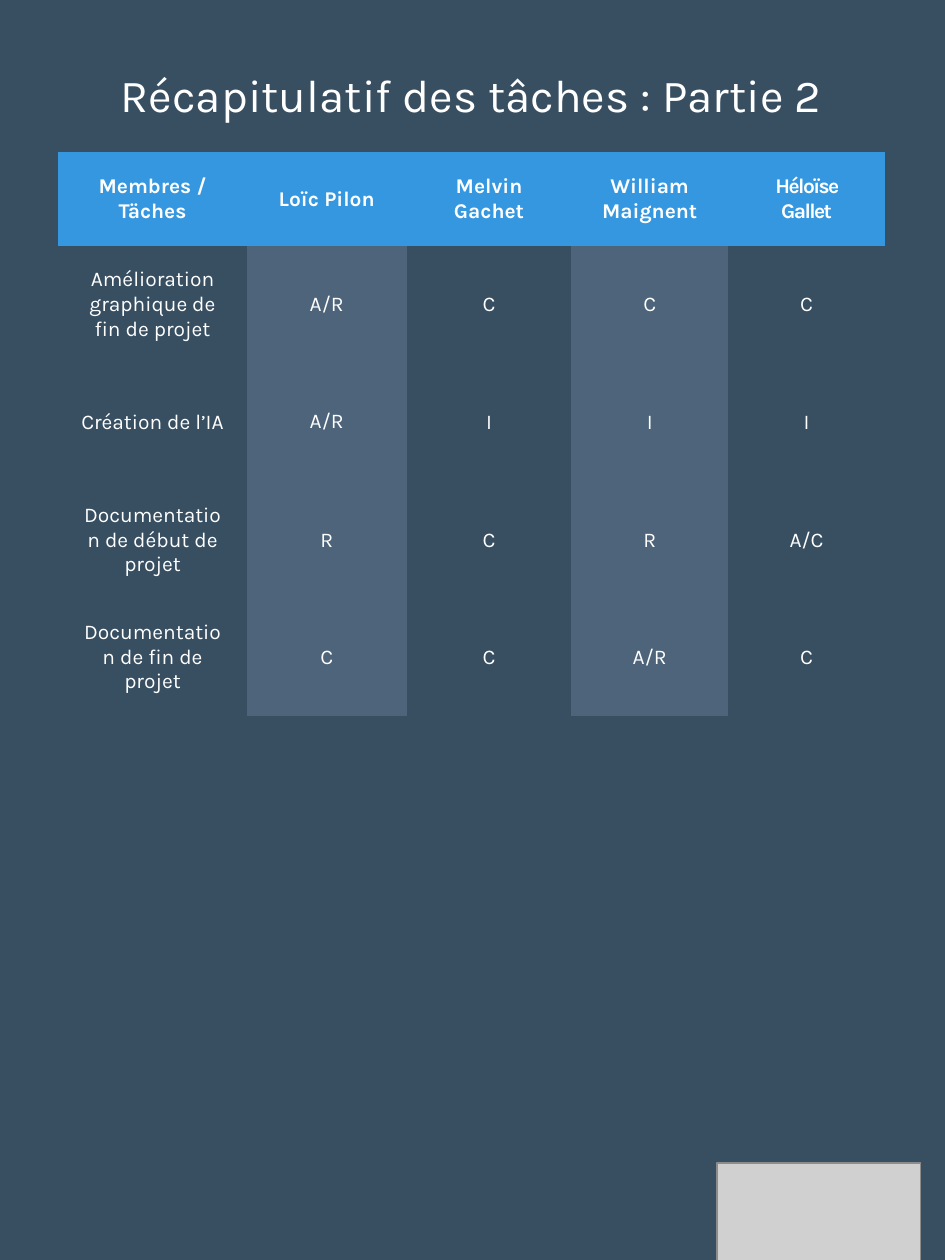
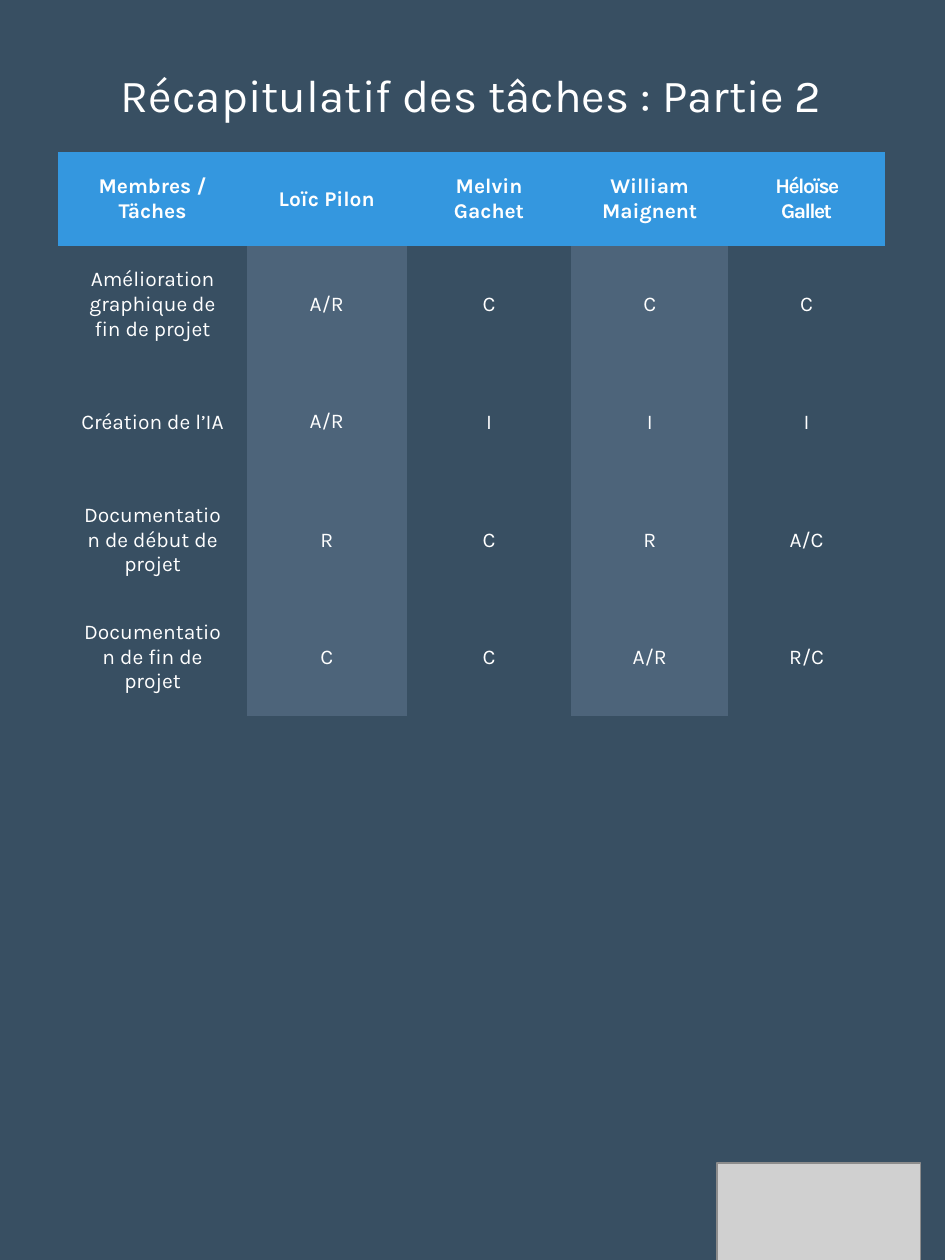
Before and after one commit to Loicpln/Projet_Algo_N2, a slide deck: slide 18 of Elements de presentation/Soutenance finale.pptx. Drawn at 945x1260 pixels with LibreOffice and Linux fonts; fonts in the diff are those of the drawing; grey boxes stand for pictures. Boxes give left, top, right and bottom in pixels: in the first picture for what was removed or moved away, otherwise in the second. Text is boxed around its words. In the diff, an @@ line names an element or a change of style, - is before the commit and + after.

```diff
--- a/Elements de presentation/Soutenance finale.pptx
+++ b/Elements de presentation/Soutenance finale.pptx
@@ table at [58,152,885,699] @@
-row 5, column 5: C
+row 5, column 5: R/C
```
Also in this commit, not shown: 9 other slides changed, 1 other file.
